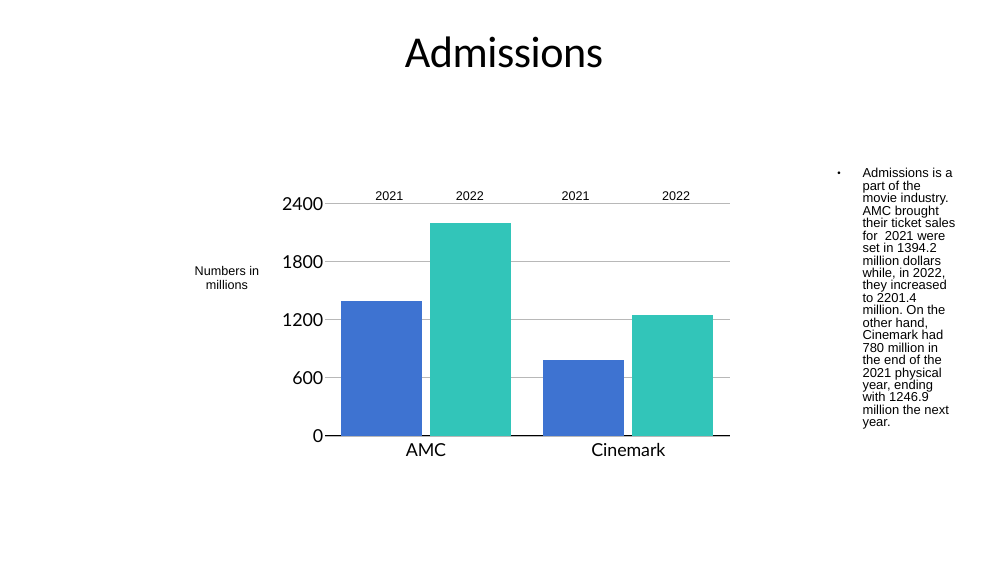
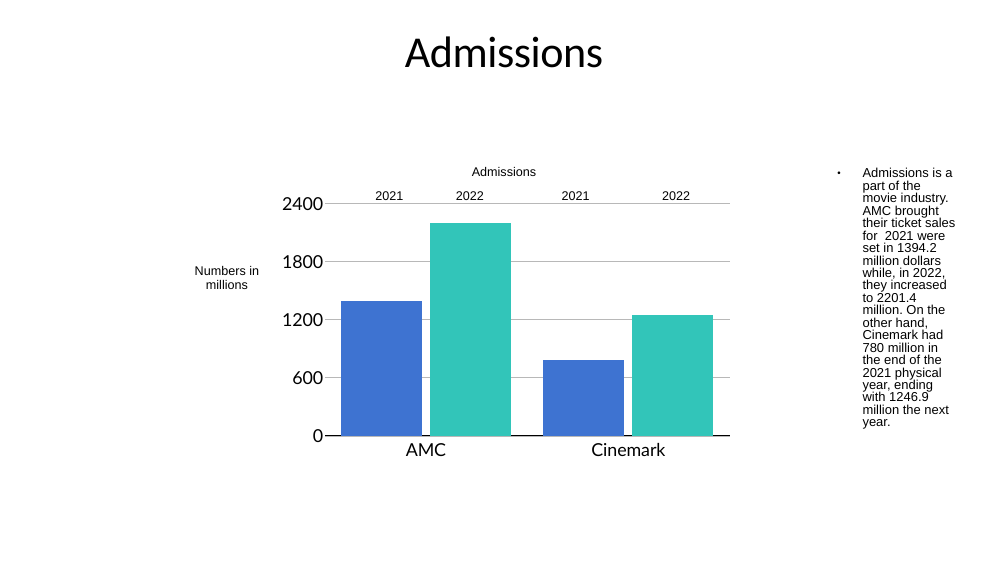
Before and after one commit to Jake-guerrero/Amc-v-Cinemark, a slide deck: slide 2 of Movies.pptx. Drawn at 1008x567 pixels with LibreOffice and Linux fonts; fonts in the diff are those of the drawing. Boxes give left, top, right and bottom in pixels: in the first picture for what was removed or moved away, otherwise in the second. Text is boxed around its words. In the diff, an @@ line names an element or a change of style, - is before the commit and + after.

```diff
--- a/Movies.pptx
+++ b/Movies.pptx
@@ table added at (168, 163, 840, 183), 1 rows, 1 columns @@
+Admissions
```
Also in this commit, not shown: 1 other slide changed, 4 other files.
